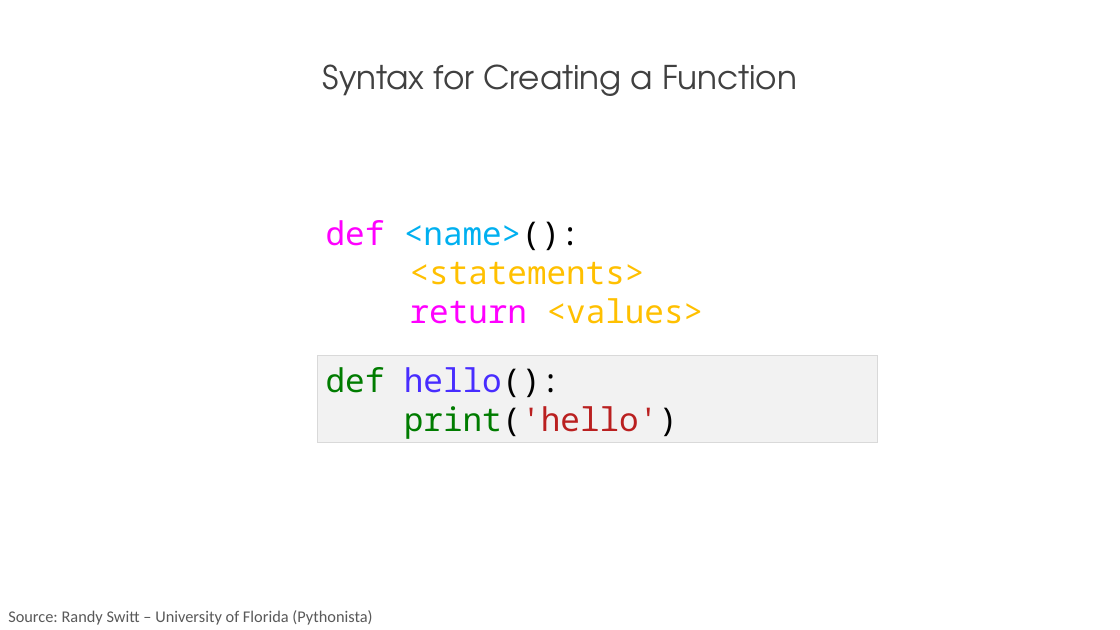
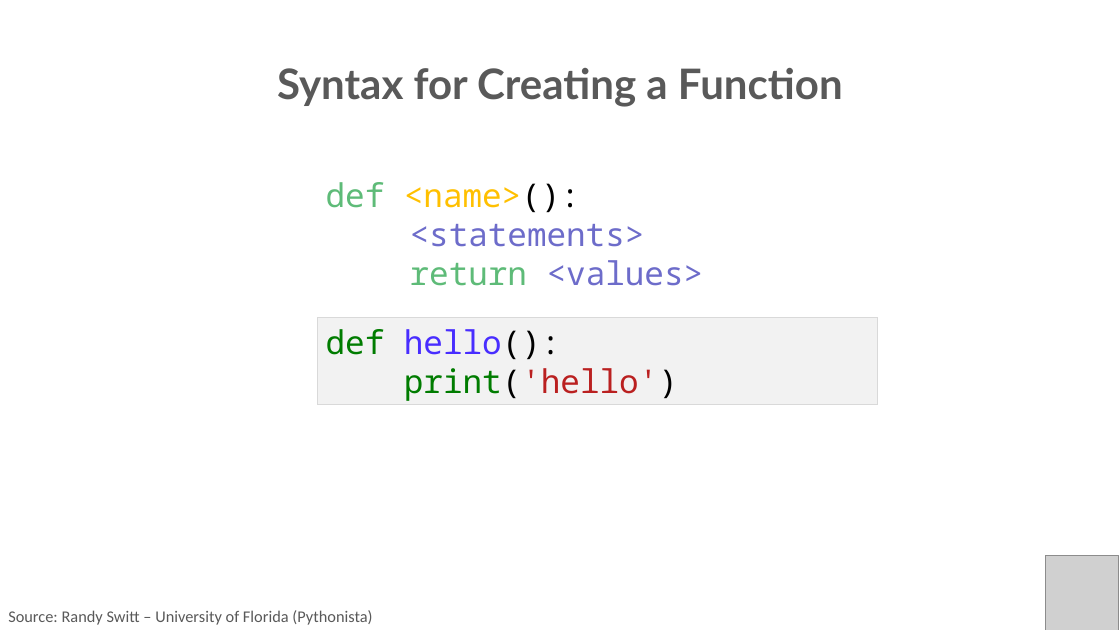
Before and after one commit to PracticumAI/python, a slide deck: slide 6 of presentations/03_functions.pptx. Drawn at 1120x630 pixels with LibreOffice and Linux fonts; fonts in the diff are those of the drawing; grey boxes stand for pictures. Boxes give left, top, right and bottom in pixels: in the first picture for what was removed or moved away, otherwise in the second. Text is boxed around its words. In the diff, an @@ line names an element or a change of style, - is before the commit and + after.

Commit message:
Updated README w/CITT Canvas content & updated functions.pptx to new visual standard.

```diff
--- a/presentations/03_functions.pptx
+++ b/presentations/03_functions.pptx
@@ text "Syntax for Creating a Function" at (x1=277, y1=68, x2=843, y2=107): size 28 to 36 pt, font TeX Gyre Adventor to Lato, text colour #404040 to #595959, bold on @@
@@ text "def <name>():" moved from (x1=326, y1=220, x2=704, y2=324) to (x1=326, y1=182, x2=704, y2=286) @@
@@ text "def <name>():" at (x1=326, y1=182, x2=704, y2=286): text colour #FF00FF to #5EBB78 in "def", "return"; text colour #00B0F0 to #FFC000 in "<name>():"; text colour #FFC000 to #6D6CCA in "<statements>", "<values>" @@
@@ rectangle "def hello():" moved from (x1=318, y1=355, x2=878, y2=443) to (x1=318, y1=318, x2=878, y2=405) @@
@@ picture added at (x1=1045, y1=555, x2=1119, y2=630) @@
```
Also in this commit, not shown: 16 other slides changed, 1 other file.
